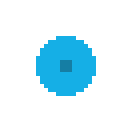
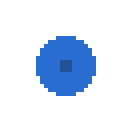
The second 128×128 image is a revision of the first. Changes to its layers:
painted on "Layer 2" over (x1=36, y1=36, x2=96, y2=96)
